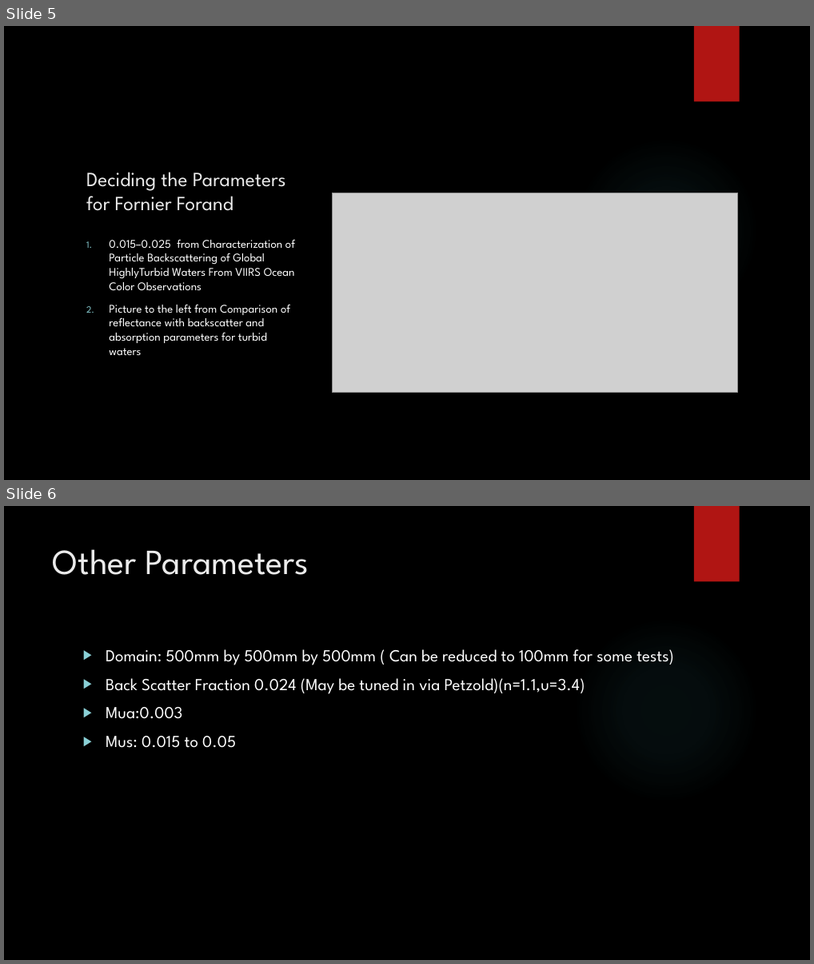
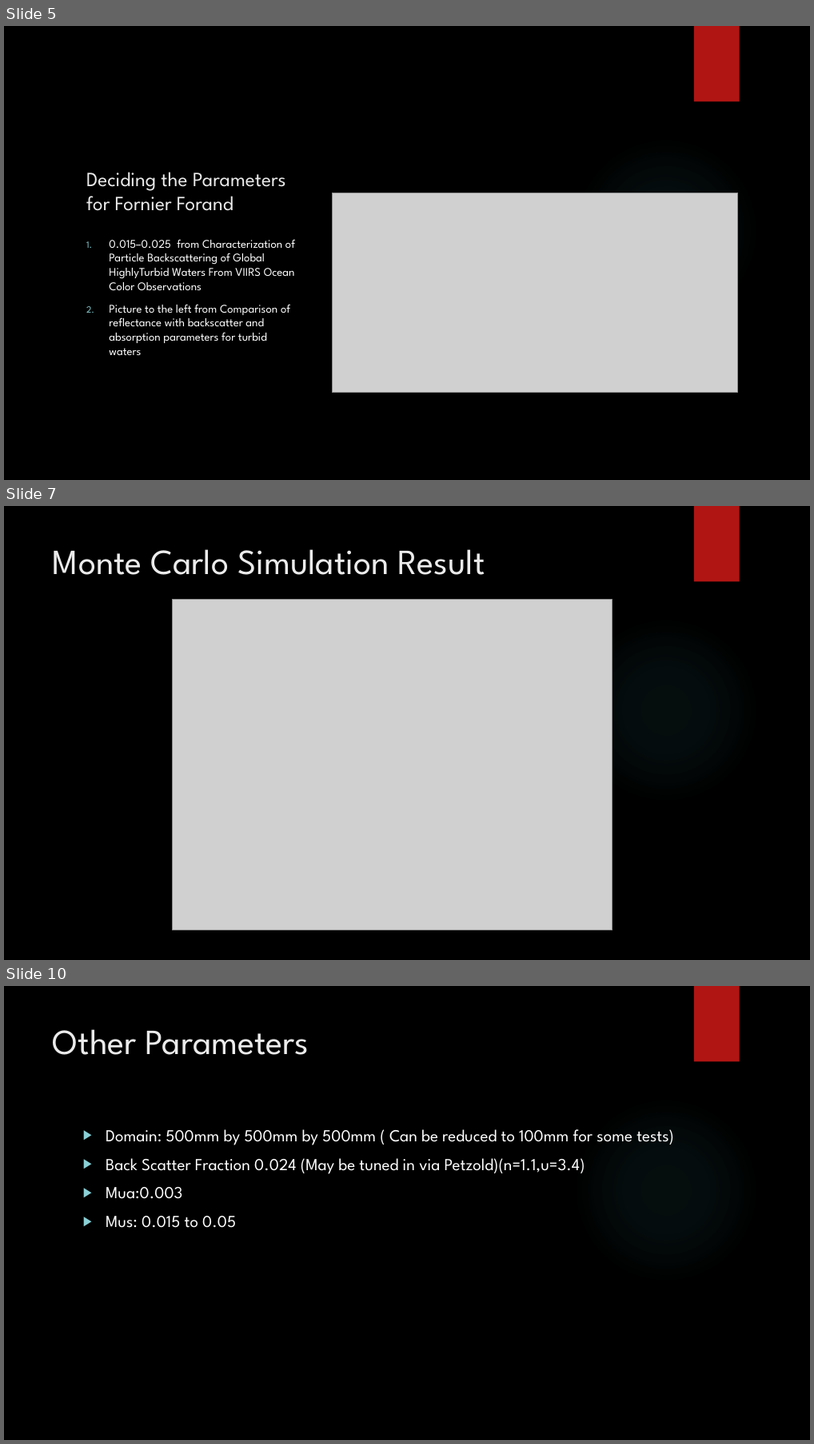
Before and after one commit to KAANVOLKAN05/GPGPU_Research, a slide deck: MonteCarlo/MonteCarloProj/Presentation for West River.pptx. Shown one above the other, each under a label of ours: slides 5 and 6 before the commit, slides 5, 7 and 10 after it; the slides between them are not shown. The pictures are 814x964 and 814x1444 pixels, drawn with LibreOffice and Linux fonts; fonts in the diff are those of the drawing; grey boxes stand for pictures; background and template pictures are left out. Boxes give left, top, right and bottom in pixels: in the first picture for what was removed or moved away, otherwise in the second. Text is boxed around its words. In the diff, an @@ line names an element or a change of style, - is before the commit and + after.

```diff
--- a/MonteCarlo/MonteCarloProj/Presentation for West River.pptx
+++ b/MonteCarlo/MonteCarloProj/Presentation for West River.pptx
@@ slide 7 added at (x1=4, y1=506, x2=810, y2=960), background picture (left out); not listed: 2 template elements that a slide beside it also shows @@
@@ title added at (x1=53, y1=549, x2=486, y2=575), 42 pt, text #EBEBEB @@
+Monte Carlo Simulation Result
@@ picture added at (x1=173, y1=600, x2=613, y2=930) @@
@@ what was slide 6 is now slide 10 @@
```
Also in this commit, not shown: 3 other slides added, 1 other file.
